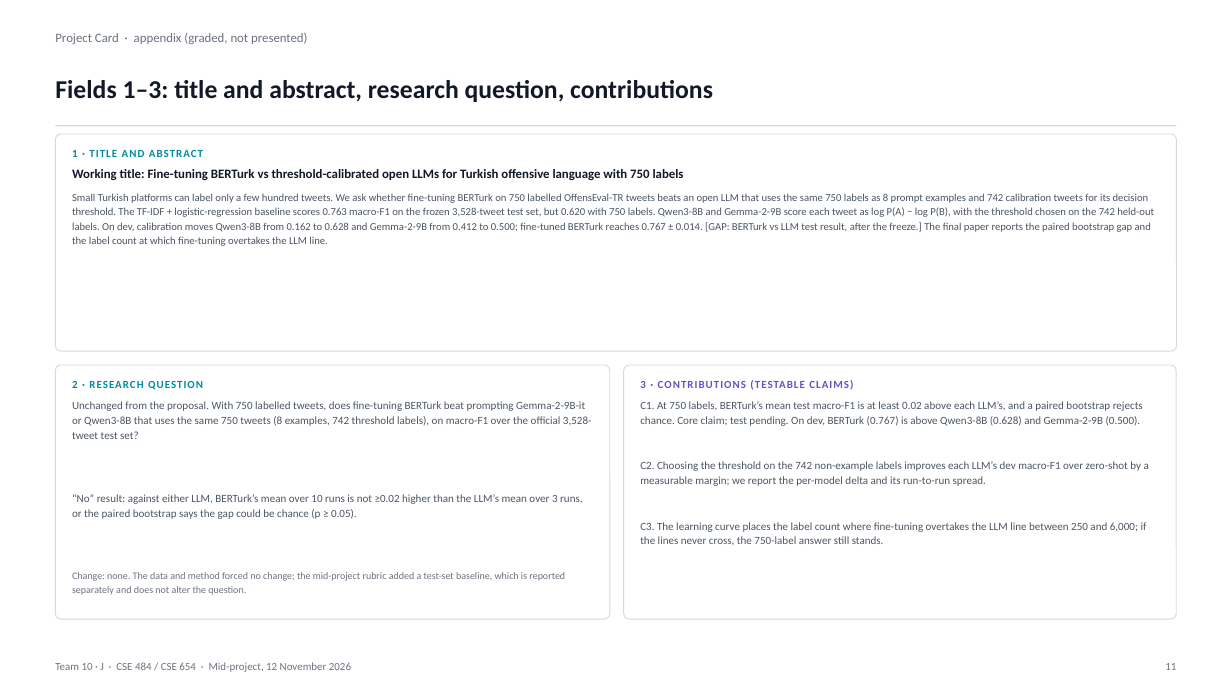
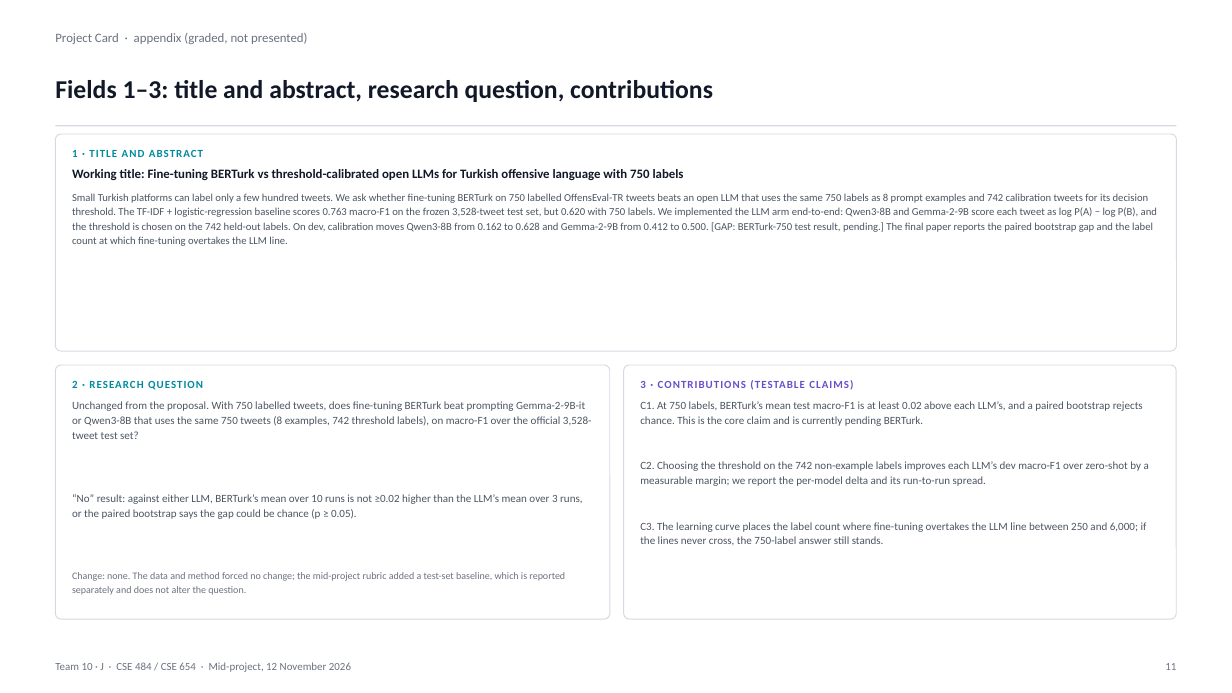
Before and after one commit to VesileHann/offenseval-tr-midproject, a slide deck: slide 11 of paper/Team10_MidProject.pptx. Drawn at 1232x693 pixels with LibreOffice and Linux fonts; fonts in the diff are those of the drawing. Boxes give left, top, right and bottom in pixels: in the first picture for what was removed or moved away, otherwise in the second. Text is boxed around its words. In the diff, an @@ line names an element or a change of style, - is before the commit and + after.

Commit message:
Revert "paper: add BERTurk results and owners to the mid-project deck"
This reverts commit d0111e65f37f4d2c0830d0dfc421bb6ef41ed2a7.

```diff
--- a/paper/Team10_MidProject.pptx
+++ b/paper/Team10_MidProject.pptx
@@ text at [72, 193, 1157, 246]: text changed @@
-Small Turkish platforms can label only a few hundred tweets. We ask whether fine-tuning BERTurk on 750 labelled OffensEval-TR tweets beats an open LLM that uses the same 750 labels as 8 prompt examples and 742 calibration tweets for its decision threshold. The TF-IDF + logistic-regression baseline scores 0.763 macro-F1 on the frozen 3,528-tweet test set, but 0.620 with 750 labels. Qwen3-8B and Gemma-2-9B score each tweet as log P(A) − log P(B), with the threshold chosen on the 742 held-out labels. On dev, calibration moves Qwen3-8B from 0.162 to 0.628 and Gemma-2-9B from 0.412 to 0.500; fine-tuned BERTurk reaches 0.767 ± 0.014. [GAP: BERTurk vs LLM test result, after the freeze.] The final paper reports the paired bootstrap gap and the label count at which fine-tuning overtakes the LLM line.
+Small Turkish platforms can label only a few hundred tweets. We ask whether fine-tuning BERTurk on 750 labelled OffensEval-TR tweets beats an open LLM that uses the same 750 labels as 8 prompt examples and 742 calibration tweets for its decision threshold. The TF-IDF + logistic-regression baseline scores 0.763 macro-F1 on the frozen 3,528-tweet test set, but 0.620 with 750 labels. We implemented the LLM arm end-to-end: Qwen3-8B and Gemma-2-9B score each tweet as log P(A) − log P(B), and the threshold is chosen on the 742 held-out labels. On dev, calibration moves Qwen3-8B from 0.162 to 0.628 and Gemma-2-9B from 0.412 to 0.500. [GAP: BERTurk-750 test result, pending.] The final paper reports the paired bootstrap gap and the label count at which fine-tuning overtakes the LLM line.
@@ text at [640, 401, 1143, 426]: text changed @@
-C1. At 750 labels, BERTurk’s mean test macro-F1 is at least 0.02 above each LLM’s, and a paired bootstrap rejects chance. Core claim; test pending. On dev, BERTurk (0.767) is above Qwen3-8B (0.628) and Gemma-2-9B (0.500).
+C1. At 750 labels, BERTurk’s mean test macro-F1 is at least 0.02 above each LLM’s, and a paired bootstrap rejects chance. This is the core claim and is currently pending BERTurk.
```
Also in this commit, not shown: 9 other slides changed, 2 other files.
